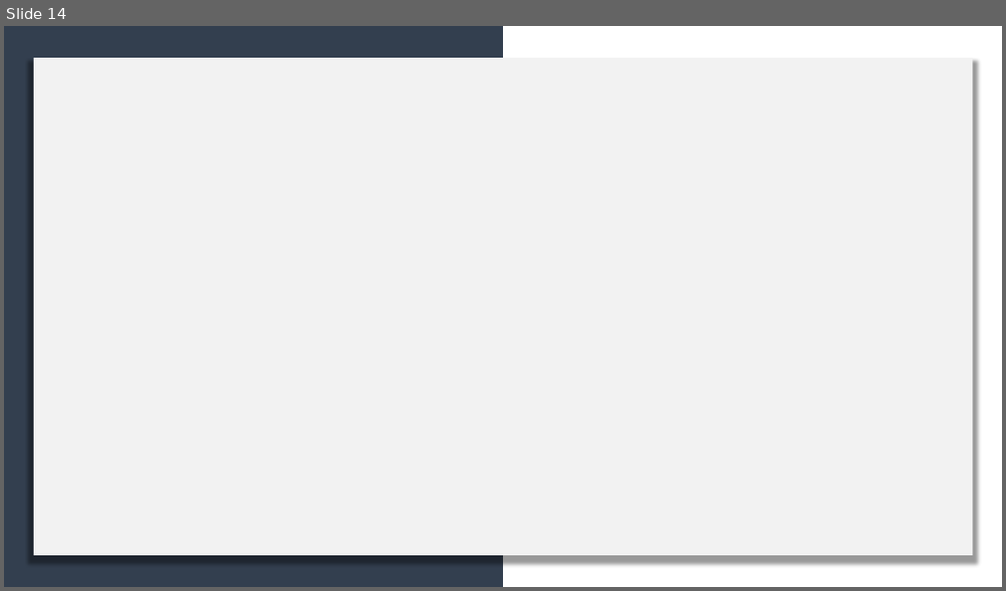
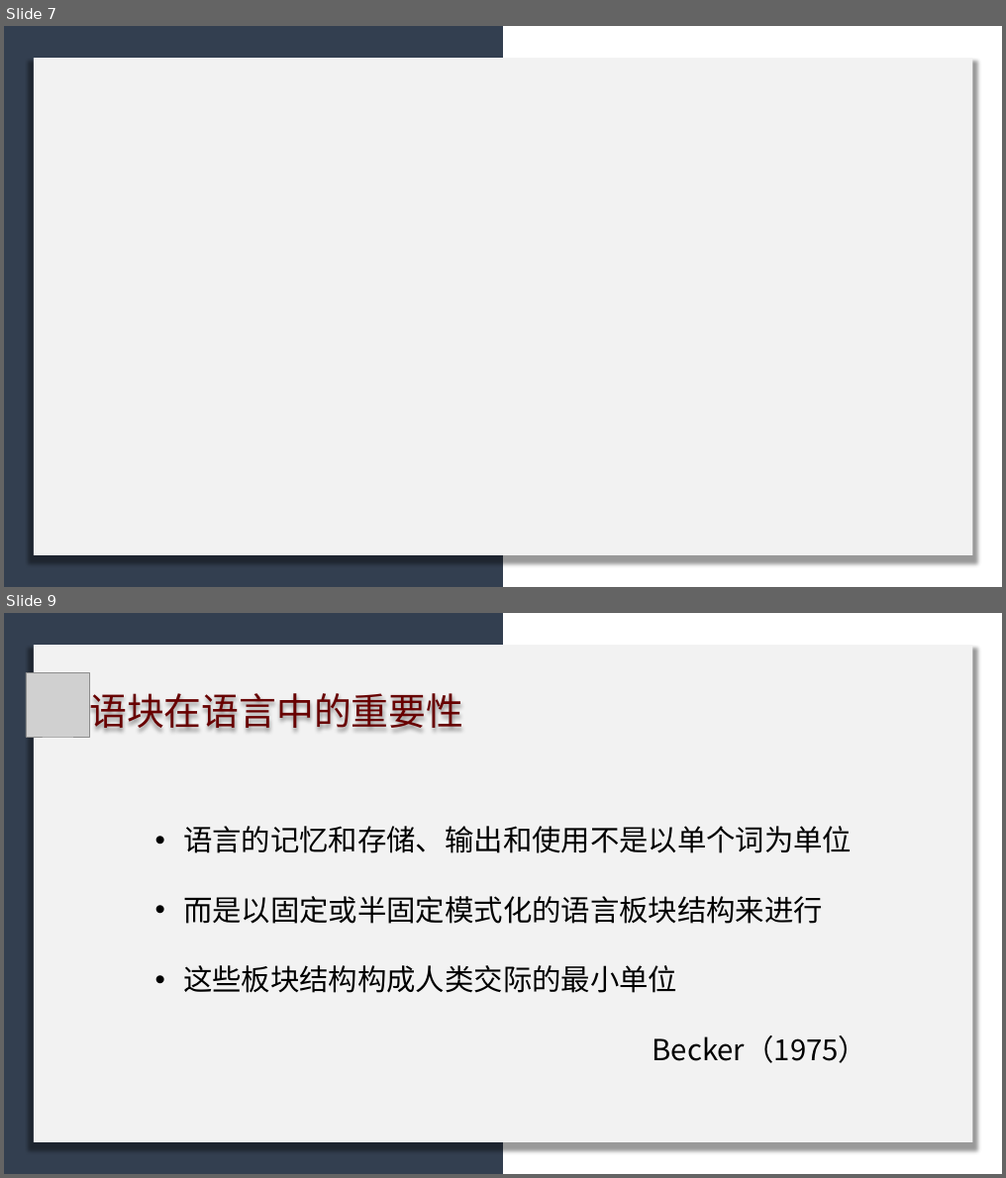
Before and after one commit to licheng0573/RosettaStone, a slide deck: 二组展示_10_24.pptx. Shown one above the other, each under a label of ours: slide 14 before the commit, slides 7 and 9 after it; the slides between them are not shown. The pictures are 1006x591 and 1006x1178 pixels, drawn with LibreOffice and Linux fonts; fonts in the diff are those of the drawing; grey boxes stand for pictures. Boxes give left, top, right and bottom in pixels: in the first picture for what was removed or moved away, otherwise in the second. Text is boxed around its words. In the diff, an @@ line names an element or a change of style, - is before the commit and + after.

```diff
--- a/二组展示_10_24.pptx
+++ b/二组展示_10_24.pptx
@@ slide 9 added at <box>4,613,1002,1174</box>, background #FFFFFF @@
@@ rectangle added at <box>4,613,503,1174</box>, fill #333F50 @@
@@ rectangle added at <box>33,646,973,1143</box>, fill #F2F2F2 @@
@@ picture added at <box>26,672,90,738</box> @@
@@ text added at <box>89,686,463,735</box>, 36 pt, text #680000 @@
+语块在语言中的重要性
@@ text added at <box>183,826,868,1063</box>, 28 pt, text #000000 @@
+• 语言的记忆和存储、输出和使用不是以单个词为单位
+• 而是以固定或半固定模式化的语言板块结构来进行
+• 这些板块结构构成人类交际的最小单位
+Becker（1975）
@@ what was slide 14 is now slide 7 @@
```
Also in this commit, not shown: 10 slides changed, 9 other slides added, 8 slides removed, 2 other files.
